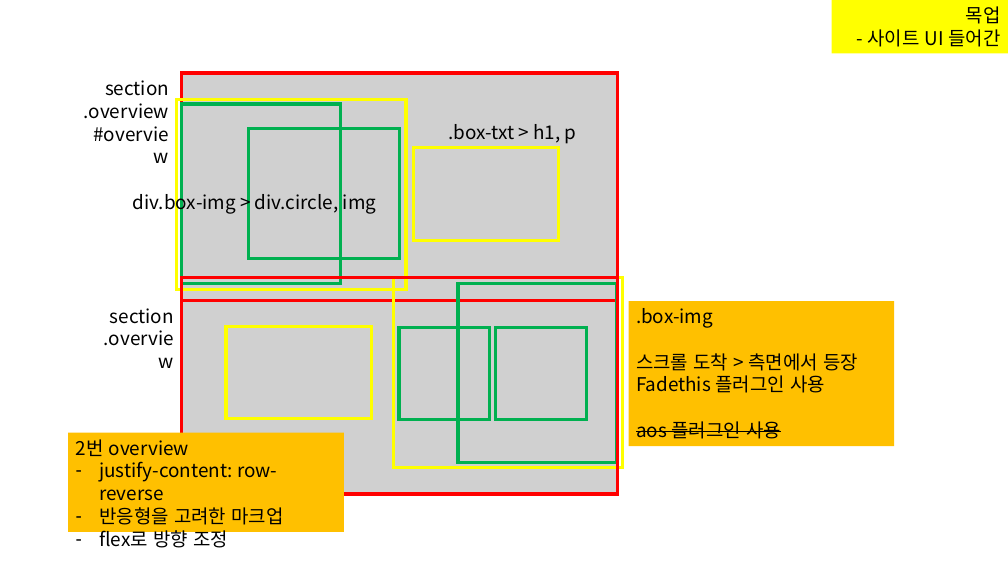
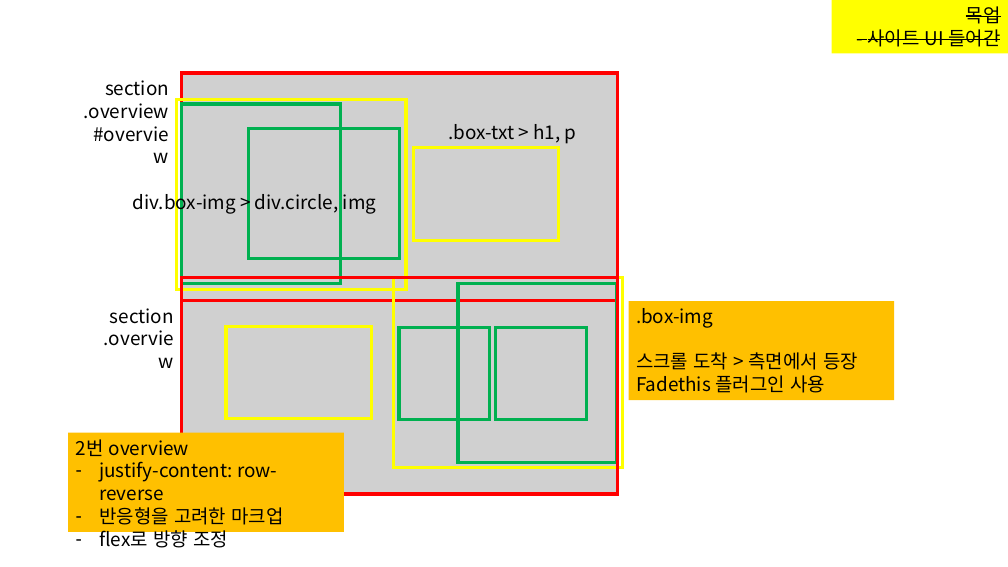
Before and after one commit to kim-yeny/project-esrp, a slide deck: slide 3 of [참고] esrp/(노트) esrp.pptx. Drawn at 1008x567 pixels with LibreOffice and Linux fonts; fonts in the diff are those of the drawing; grey boxes stand for pictures. Boxes give left, top, right and bottom in pixels: in the first picture for what was removed or moved away, otherwise in the second. Text is boxed around its words. In the diff, an @@ line names an element or a change of style, - is before the commit and + after.

```diff
--- a/[참고] esrp/(노트) esrp.pptx
+++ b/[참고] esrp/(노트) esrp.pptx
@@ rectangle "목업" at [832,0,1008,54]: strikethrough on @@
@@ rectangle ".box-img": place and size @@
-rectangle ".box-img" at [629,301,895,446]
+rectangle ".box-img" at [629,301,895,400]
@@ text in rectangle at [636,421,781,439]: paragraph removed @@
-aos 플러그인 사용
```
Also in this commit, not shown: 3 other slides changed.
